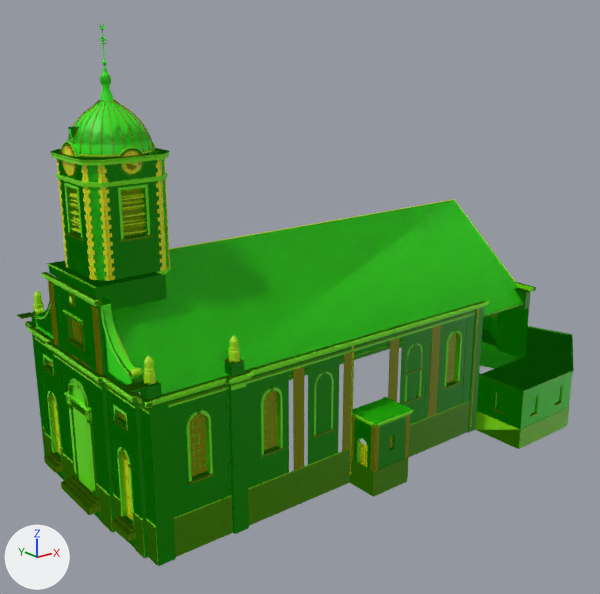
The glTF model models/stpierre/stpierre.glb as it was, and as the next commit left it.
Before and after are seen from a 50 mm camera at (-23.1, -54.2, 33.1) aimed at (22.9, 3.3, 10.1). The axes (+X, +Y, +Z) are drawn at lower left. The lights are the same throughout. The first picture is the older version. Objects named as collision shapes, trigger or cutter boxes, shadow casters or lower levels of detail are left out. Vertices at exactly the same position are counted once.

The first picture shows 'StPierre', 'StPierre_far', 'StPierre_lod1'.
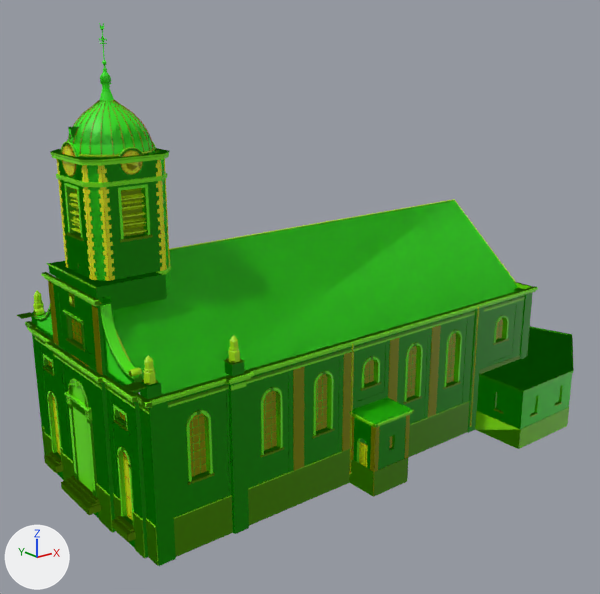
Diff of the bpy script that builds the scene:
```diff
--- a/models/stpierre/stpierre.glb.py
+++ b/models/stpierre/stpierre.glb.py
@@ me_stpierre @@
-me_stpierre.from_pydata(...)  # 19926 vertices, 30922 faces; spans x -1.6..48.9, y -14.6..24.9, z -1.6..34.0
+me_stpierre.from_pydata(...)  # 20369 vertices, 31626 faces; spans x -1.6..48.9, y -14.6..24.9, z -1.6..34.0
+# me_stpierre part 1: the loose piece of 8 vertices spanning x 23.8..25.9, y -9.6..-9.5, z 6.2..6.4 is moved by (-5.0, 0.0, 0.0)
+# me_stpierre part 2: a new loose piece of 17 vertices spanning x 19.2..20.7, y -9.0, z 6.4..8.7, in mat_glass_window
+# me_stpierre part 3: a new loose piece of 17 vertices spanning x 35.5..37.1, y -9.0, z 6.4..8.7, in mat_glass_window
+# me_stpierre part 4: 20 vertices moved from x 33.3..40.3, y -10.0..-9.5, z 8.7..10.8 to x 40.3..40.7, y -10.0..-9.5, z 8.7..10.8; 3 vertices removed from x 33.3, y -9.5..-8.9, z 8.7..10.4; 188 vertices added at x 33.3..40.3, y -9.7..-8.9, z 3.5..10.4
+# me_stpierre part 5: 30 vertices removed from x 23.3..26.4, y -9.5..-8.9, z 5.4..6.4; 170 vertices added at x 18.4..21.5, y -9.5..-8.9, z 5.4..9.6
+# me_stpierre part 6: 14 vertices moved from x -0.2, y -7.9..-4.4, z 12.2..15.5 to x -0.2, y -7.9..-4.4, z 11.5..13.5; 22 vertices removed from x -0.2, y -7.9..-4.4, z 12.2..15.5; 24 vertices added at x -0.2, y -7.9..-4.4, z 11.5..13.5
+# me_stpierre part 7: 19 vertices moved from x -0.2, y 4.6..8.0, z 12.2..15.5 to x -0.2, y 4.6..8.0, z 11.5..13.5; 17 vertices removed from x -0.2, y 4.6..8.0, z 12.2..15.5; 19 vertices added at x -0.2, y 4.6..8.0, z 11.5..13.5
+# other edits to the shape of me_stpierre do not show in these pictures
 me_stpierre.materials.append(mat_brick_red_brussels)
@@ me_stpierre_far @@
-me_stpierre_far.from_pydata(...)  # 2876 vertices, 4089 faces; spans x -1.6..48.9, y -14.6..24.9, z -1.6..33.3
+me_stpierre_far.from_pydata(...)  # 2993 vertices, 4256 faces; spans x -1.6..48.9, y -14.6..24.9, z -1.6..33.3
+# me_stpierre_far part 8: 5 vertices moved from x 33.6..40.3, y -9.8..-9.5, z 8.7..10.8 to x 40.3..40.6, y -9.8..-9.5, z 8.7..10.8; 3 vertices removed from x 33.3, y -9.5..-8.9, z 8.7..10.4; 54 vertices added at x 33.3..40.3, y -9.7..-8.9, z 3.5..10.4
+# me_stpierre_far part 9: 10 vertices removed from x 23.3..26.4, y -9.5..-8.9, z 5.4..6.4; 42 vertices added at x 18.4..21.5, y -9.5..-8.9, z 5.4..9.6
+# other edits to the shape of me_stpierre_far do not show in these pictures
 me_stpierre_far.materials.append(mat_brick_red_brussels)
@@ me_stpierre_lod1 @@
-me_stpierre_lod1.from_pydata(...)  # 9968 vertices, 12452 faces; spans x -1.6..48.9, y -14.6..24.9, z -1.6..34.0
+me_stpierre_lod1.from_pydata(...)  # 10022 vertices, 12480 faces; spans x -1.6..48.9, y -14.6..24.9, z -1.6..34.0
+# me_stpierre_lod1 part 10: 27 vertices moved from x -0.2..40.6, y -10.0..17.2, z 7.9..30.5 to x -0.2..40.7, y -10.0..17.2, z 7.9..30.5; 193 vertices removed from x -0.3..48.9, y -12.4..24.9, z -1.6..30.5; 223 vertices added at x -0.2..40.7, y -9.9..8.0, z 3.5..17.7
+# me_stpierre_lod1 part 11: 1276 kept faces spanning x -0.8..43.6, y -12.4..19.1, z -1.6..34.0 get new vertex colours
+# other edits to the shape of me_stpierre_lod1 do not show in these pictures
 me_stpierre_lod1.materials.append(mat_brick_red_brussels)
```

Location of each change, [x1, y1, x2, y2] in pixels of the pictures (600 x 594 px; the box of a moved part takes in the faces that stretch with it):
'StPierre_far', reshaped: before [28, 34, 567, 563]; after [30, 34, 567, 563]
part 1 of me_stpierre, moved or reshaped: before [405, 368, 424, 376]; after [361, 382, 381, 391]
part 2 of me_stpierre, added (mostly hidden): after [364, 359, 374, 383]
part 3 of me_stpierre, added (mostly hidden): after [496, 318, 503, 340]
part 4 of me_stpierre, built on: before [525, 291, 531, 310]; after [479, 295, 524, 374]
part 5 of me_stpierre, built on: before [400, 332, 428, 408]; after [193, 343, 388, 453]
part 6 of me_stpierre, moved or reshaped: before [104, 314, 132, 379]; after [105, 335, 134, 383]
part 7 of me_stpierre, moved or reshaped: before [38, 302, 50, 317]; after [35, 310, 51, 326]
part 8 of me_stpierre_far, built on: after [496, 285, 533, 355]
part 9 of me_stpierre_far, built on: after [356, 348, 389, 402]
part 10 of me_stpierre_lod1, moved or reshaped: before [38, 143, 490, 443]; after [37, 293, 533, 403]
part 11 of me_stpierre_lod1, recoloured: [101, 310, 422, 421] in both
